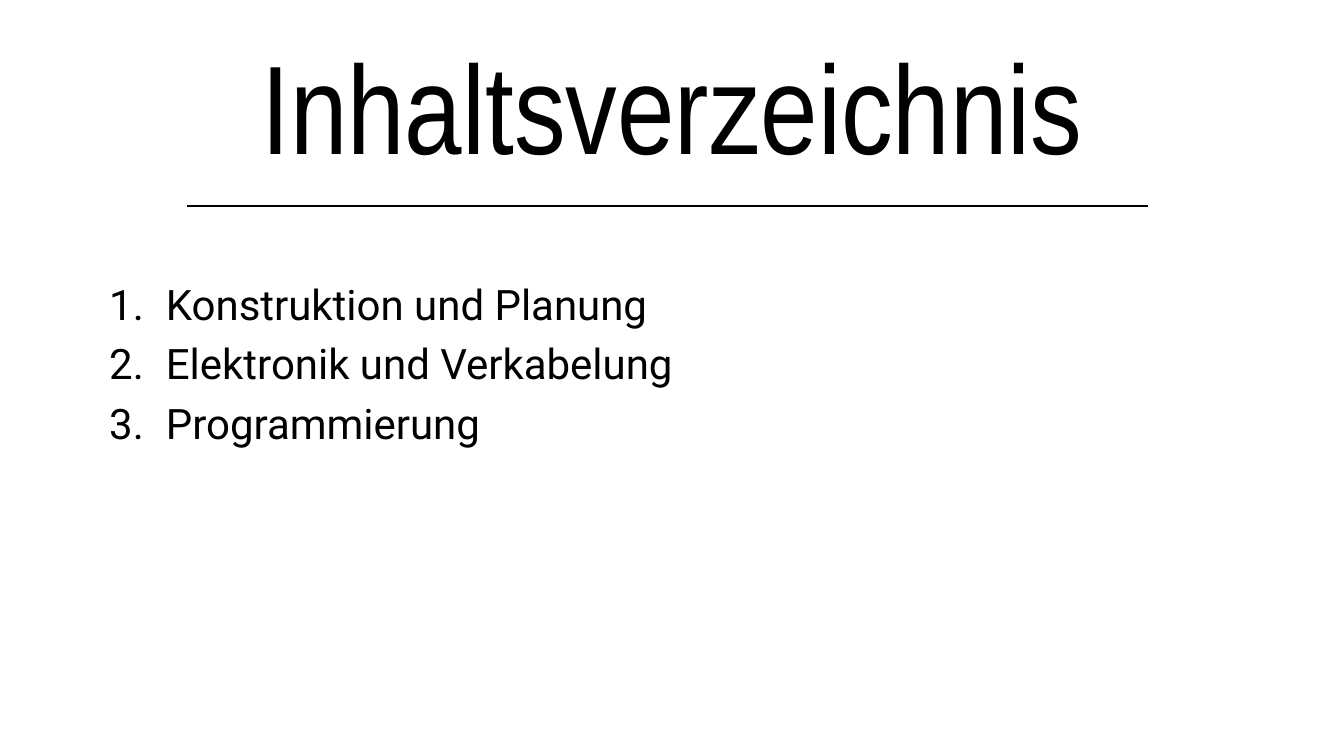
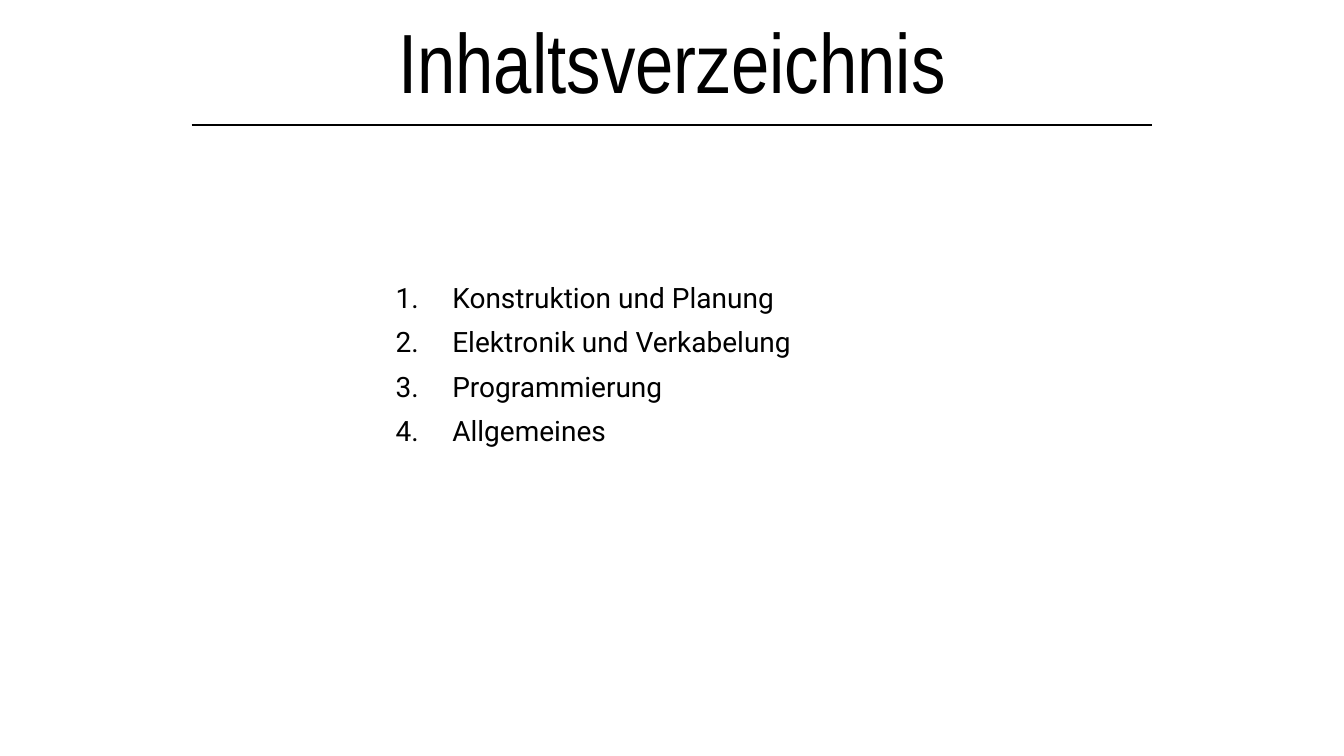
Before and after one commit to lsswchmnn/tank, a slide deck: slide 2 of Präsentation/Kettenfahrzeug.pptx. Drawn at 1344x756 pixels with LibreOffice and Linux fonts; fonts in the diff are those of the drawing. Boxes give left, top, right and bottom in pixels: in the first picture for what was removed or moved away, otherwise in the second. Text is boxed around its words. In the diff, an @@ line names an element or a change of style, - is before the commit and + after.

```diff
--- a/Präsentation/Kettenfahrzeug.pptx
+++ b/Präsentation/Kettenfahrzeug.pptx
@@ title "Inhaltsverzeichnis" moved from (x1=261, y1=62, x2=1082, y2=156) to (x1=398, y1=32, x2=945, y2=94) @@
@@ title "Inhaltsverzeichnis" at (x1=398, y1=32, x2=945, y2=94): size 90 to 60 pt @@
@@ line moved from (188, 207) - (1148, 207) to (192, 125) - (1152, 125) @@
@@ subtitle "Konstruktion und Planung" moved from (x1=166, y1=288, x2=672, y2=448) to (x1=452, y1=287, x2=791, y2=447) @@
@@ subtitle at (x1=452, y1=287, x2=791, y2=403): size 30 to 20 pt in "Konstruktion und Planung", "Elektronik und Verkabelung", "Programmierung" @@
@@ subtitle at (x1=452, y1=420, x2=606, y2=447): paragraph added @@
+4. Allgemeines
```
Also in this commit, not shown: 2 other slides changed, 1 slide added.
